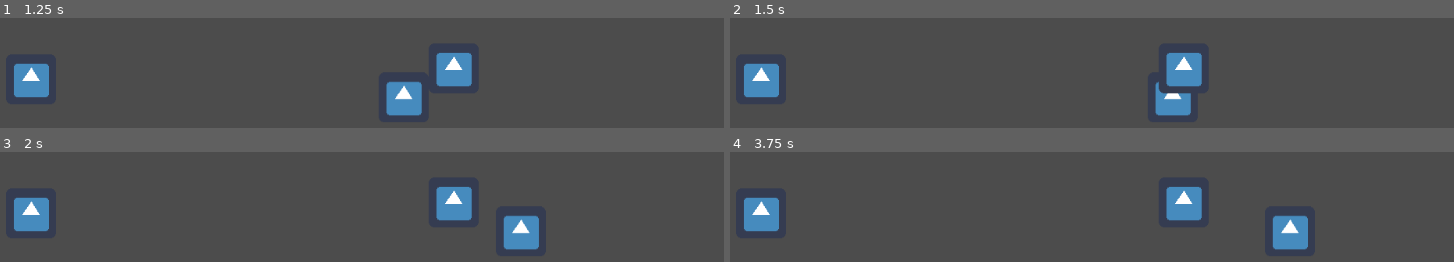
Above: before the commit, frames 1-4 (two rows, left to right).
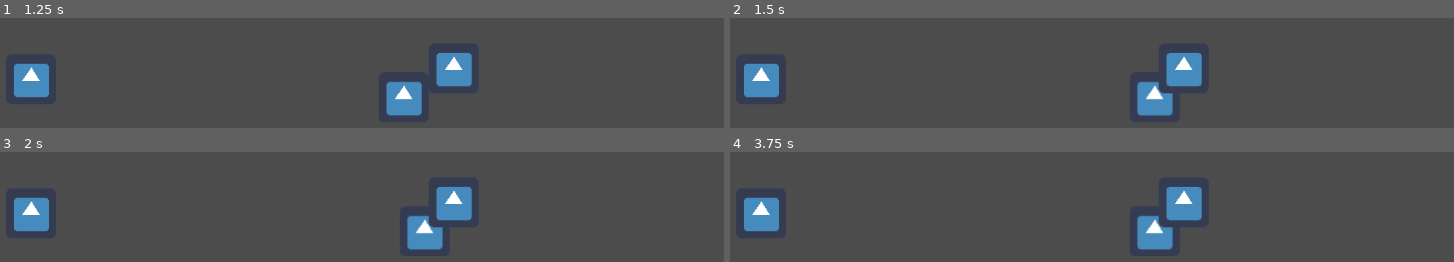
Above: after the commit, the same moments.

Repository: h19BeMa/Dream
Game: Godot game, scene res://Main.tscn
Two runs of this game, one before a commit and one after it. Both use one fixed random seed, a clock stepped at 60 frames per second and the inputs below. The engine's default icon, where the game draws it, is replaced by a stand-in: a white triangle on a blue panel in a dark square.
Inputs:
- Up to frame 1 (1.25 s): tap Enter (ui_accept) at 0.5, 0.6, 0.77, 1.07 s; hold Right (ui_right) from 0.53 s (still down)
- Up to frame 2 (1.5 s): keep holding Right (ui_right); tap Enter (ui_accept) at 1.35 s
- Up to frame 3 (2 s): keep holding Right (ui_right); tap Enter (ui_accept) at 1.52, 1.82 s
- Up to frame 4 (3.75 s): release Right (ui_right) at 2.03 s; hold Left (ui_left) 2.03-2.78 s; tap Enter (ui_accept) at 2.1, 2.85, 3.02, 3.32, 3.6 s; hold Right (ui_right) from 2.78 s (still down)

Frame 1 is identical in both runs. In frame 2, 1.5% of the frame differs, in the area x 56-64%, y 57-90%; in frame 3, 2.9%, in the area x 56-75%, y 57-90%; in frame 4, 2.9%.
Error before the commit: Assertion failed. (res://door.gd:99)
Error after the commit: Assertion failed. (res://door.gd:74)

Commit message:
Add files via upload
försöker fixa logiken

Diff:
--- a/door.gd
+++ b/door.gd
@@ -10,22 +10,21 @@
 
 export (String, FILE, "*.json") var dialogue_file_path : String
 var dpath = "data/dialogue_door.json"
-var dpath_ohnoo = "data/dialogue_door_ohnoo.json"
 var dialogue : Dictionary
-var ohnoo : Dictionary
 
 func _ready():
 	sprite.show()
 	text_label.hide()
 	dialogue = load_dialogue(dpath)
-	ohnoo = load_dialogue(dpath_ohnoo)
 
 func _input(event):
 	if Input.is_action_just_pressed("ui_accept") && dialog_over == true:
+		#öppna nästa scene
 		print("booh")
 
+func interact():
+	#logiken är wack stämmer inte
 
-func interact():
 	#ifall du har nyckel
 	if get_item.items["1"]["is_picked"] == true:
 
@@ -39,7 +38,7 @@
 				text_label.show()
 
 				if dia_index != dialogue.size() + 1:
-					text_label.text = dialogue[str(dia_index)]["text"]
+					text_label.text = dialogue["1"][str(dia_index)]["text"]
 					dia_index += 1
 				else:
 					dia_index = 1
@@ -52,7 +51,7 @@
 				text_label.visible == false
 				movement.SPEED = 0
 				text_label.show()
-				text_label.text = dialogue["1"]["text"]
+				text_label.text = dialogue["1"]["1"]["text"]
 
 			else:
 				text_label.hide()
@@ -60,38 +59,14 @@
 				dialog_over = true
 
 	#ifall du inte har nyckel
-	else:
-
-		#ifall du har gåt igenom dialogen en gång
-		if dialog_over == false:
-
-			#ifall du har mer än en rad med dialog
-			if dialogue.size() > 1:
-				text_label.visible == false
-				movement.SPEED = 0
-				text_label.show()
-
-				if dia_index != dialogue.size() + 1:
-					text_label.text = dialogue[str(dia_index)]["text"]
-					dia_index += 1
-				else:
-					dia_index = 1
-					text_label.hide()
-					movement.SPEED = 200
-					dialog_over = true
-
-			#ifall storleken på dialogen är en rad
-			elif dialogue.size() == 1:
-				text_label.visible == false
-				movement.SPEED = 0
-				text_label.show()
-				text_label.text = dialogue["1"]["text"]
-
-			else:
-				text_label.hide()
-				movement.SPEED = 200
-				dialog_over = true
-
+	elif get_item.items["1"]["is_picked"] == false:
+		text_label.visible == false
+		movement.SPEED = 0
+		text_label.show()
+		text_label.text = dialogue["2"]["text"]
+		text_label.hide()
+		movement.SPEED = 200
+		dialog_over = true
 
 func load_dialogue(file_path) -> Dictionary:
 
